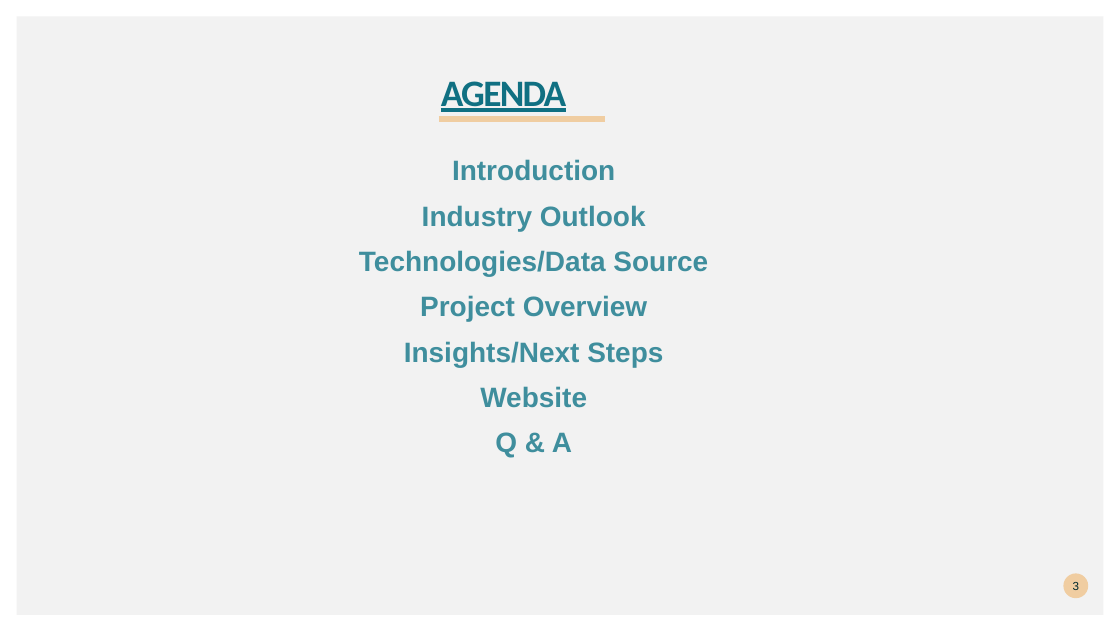
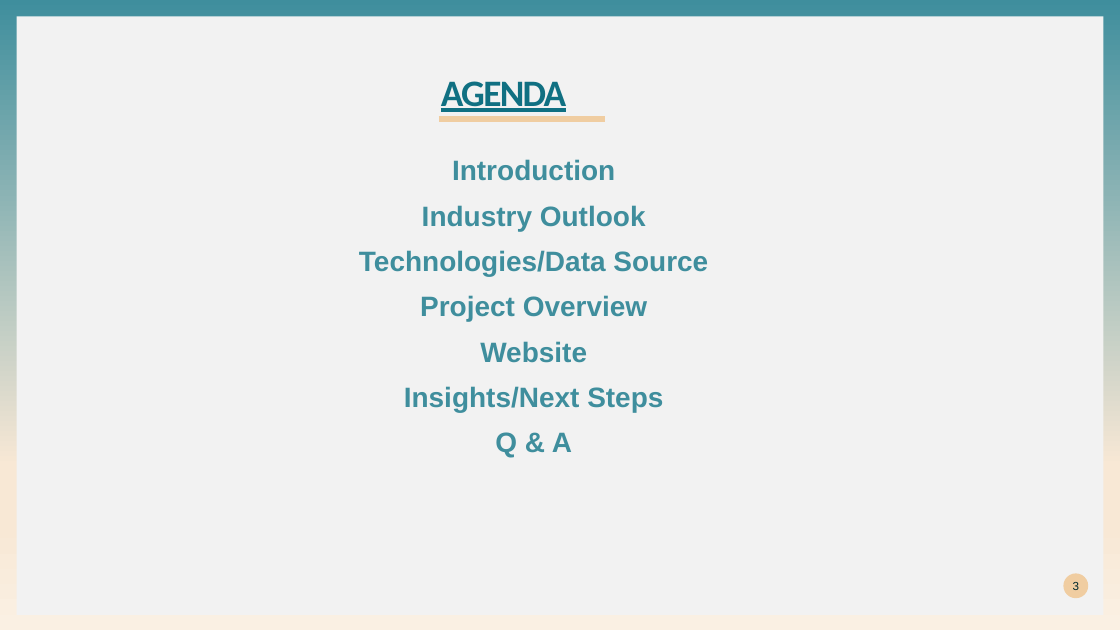
Before and after one commit to khutula/Medical-Insurance-Costs, a slide deck: slide 3 of Medical Insurance Cost.pptx. Drawn at 1120x630 pixels with LibreOffice and Linux fonts; fonts in the diff are those of the drawing. Boxes give left, top, right and bottom in pixels: in the first picture for what was removed or moved away, otherwise in the second. Text is boxed around its words. In the diff, an @@ line names an element or a change of style, - is before the commit and + after.

```diff
--- a/Medical Insurance Cost.pptx
+++ b/Medical Insurance Cost.pptx
@@ background #FFFFFF to gradient #3F8E9D to #F8E8D5 to #FBF0E3 @@
@@ text at (480,341,587,363): paragraph added @@
+Website
@@ text at (480,386,587,408): paragraph removed @@
-Website
```
Also in this commit, not shown: 4 other slides changed.
